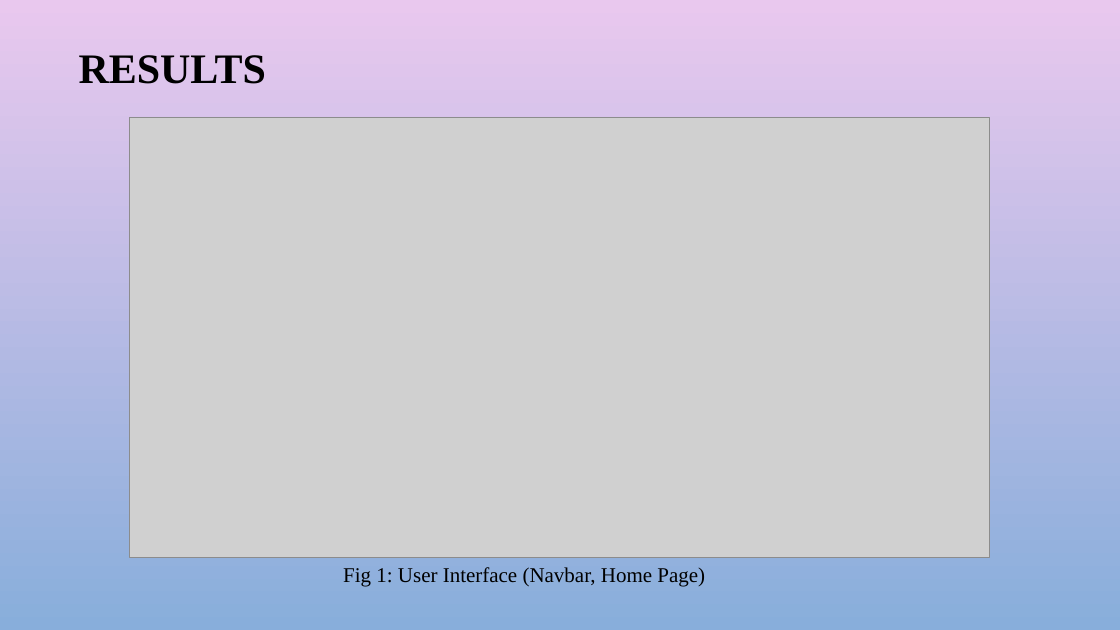
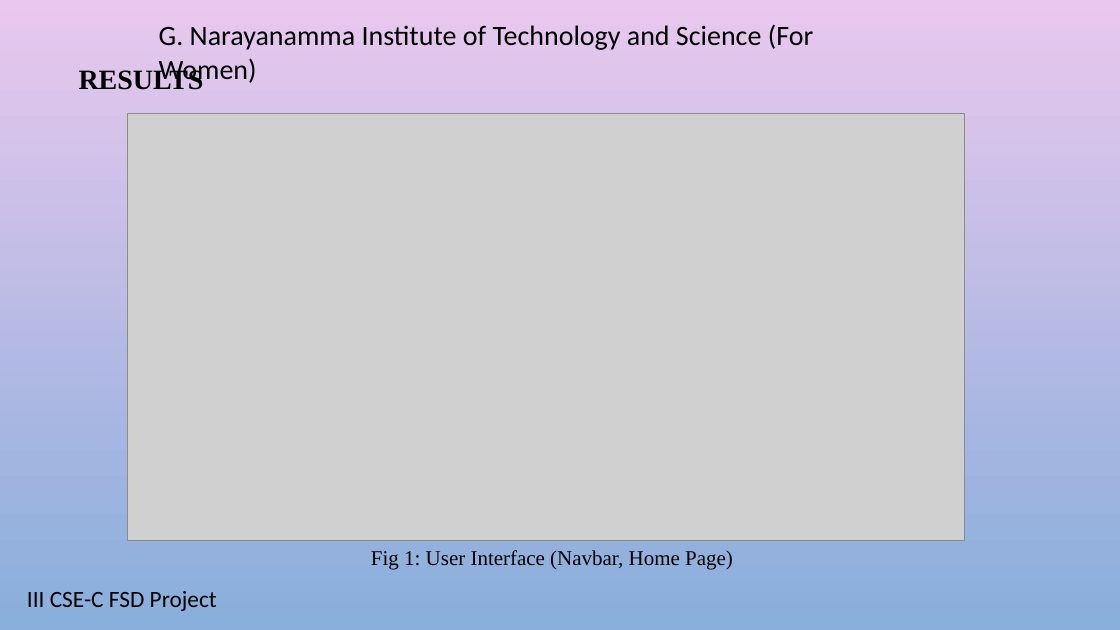
Before and after one commit to AkhilaS17/PlacePrepPortal, a slide deck: slide 5 of Placeprep.pptx. Drawn at 1120x630 pixels with LibreOffice and Linux fonts; fonts in the diff are those of the drawing; grey boxes stand for pictures; background and template pictures are left out. Boxes give left, top, right and bottom in pixels: in the first picture for what was removed or moved away, otherwise in the second. Text is boxed around its words. In the diff, an @@ line names an element or a change of style, - is before the commit and + after.

```diff
--- a/Placeprep.pptx
+++ b/Placeprep.pptx
@@ text added at box(159, 24, 813, 86), 24 pt, text #000000 @@
+G. Narayanamma Institute of Technology and Science (For Women)
@@ title "RESULTS": place and size @@
-title "RESULTS" at box(79, 55, 266, 84)
+title "RESULTS" at box(79, 67, 204, 90)
@@ title "RESULTS" at box(79, 67, 204, 90): size 36 to 24 pt @@
@@ picture: place and size @@
-picture at box(129, 118, 991, 558)
+picture at box(128, 113, 965, 541)
@@ text "Fig 1: User Interface (Navbar, ...": place and size @@
-text "Fig 1: User Interface (Navbar, ..." at box(343, 567, 705, 587)
+text "Fig 1: User Interface (Navbar, ..." at box(371, 550, 733, 569)
@@ text added at box(27, 591, 217, 611), 20 pt, text #000000 @@
+III CSE-C FSD Project
```
Also in this commit, not shown: 12 other slides changed.
